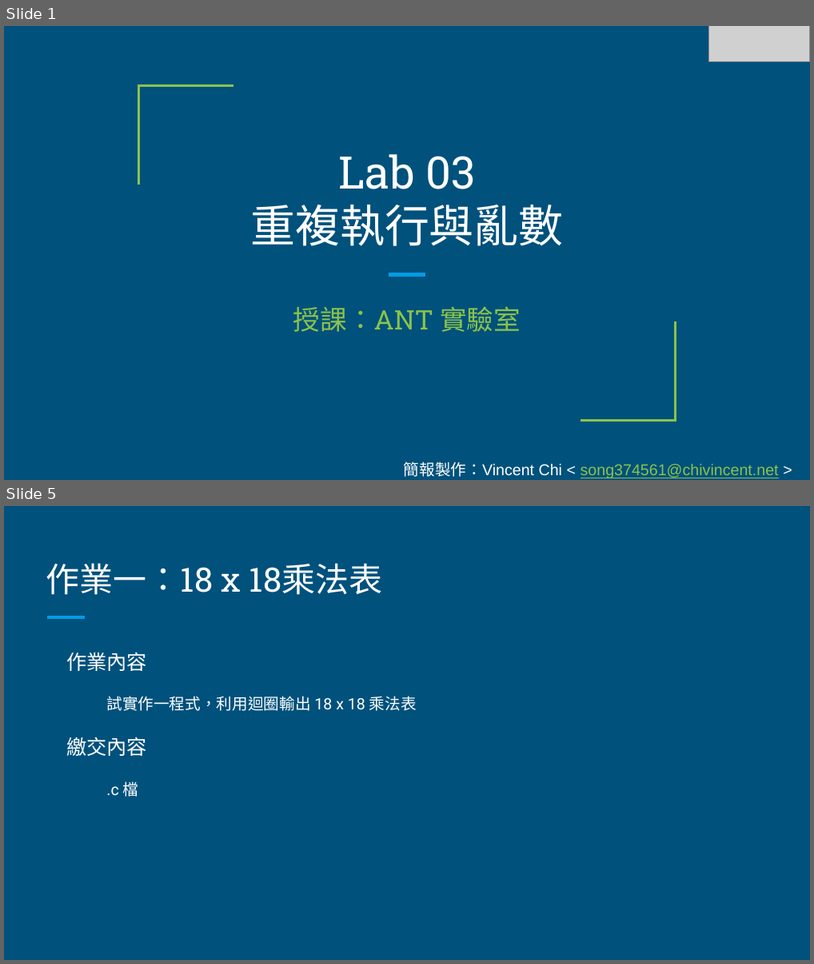
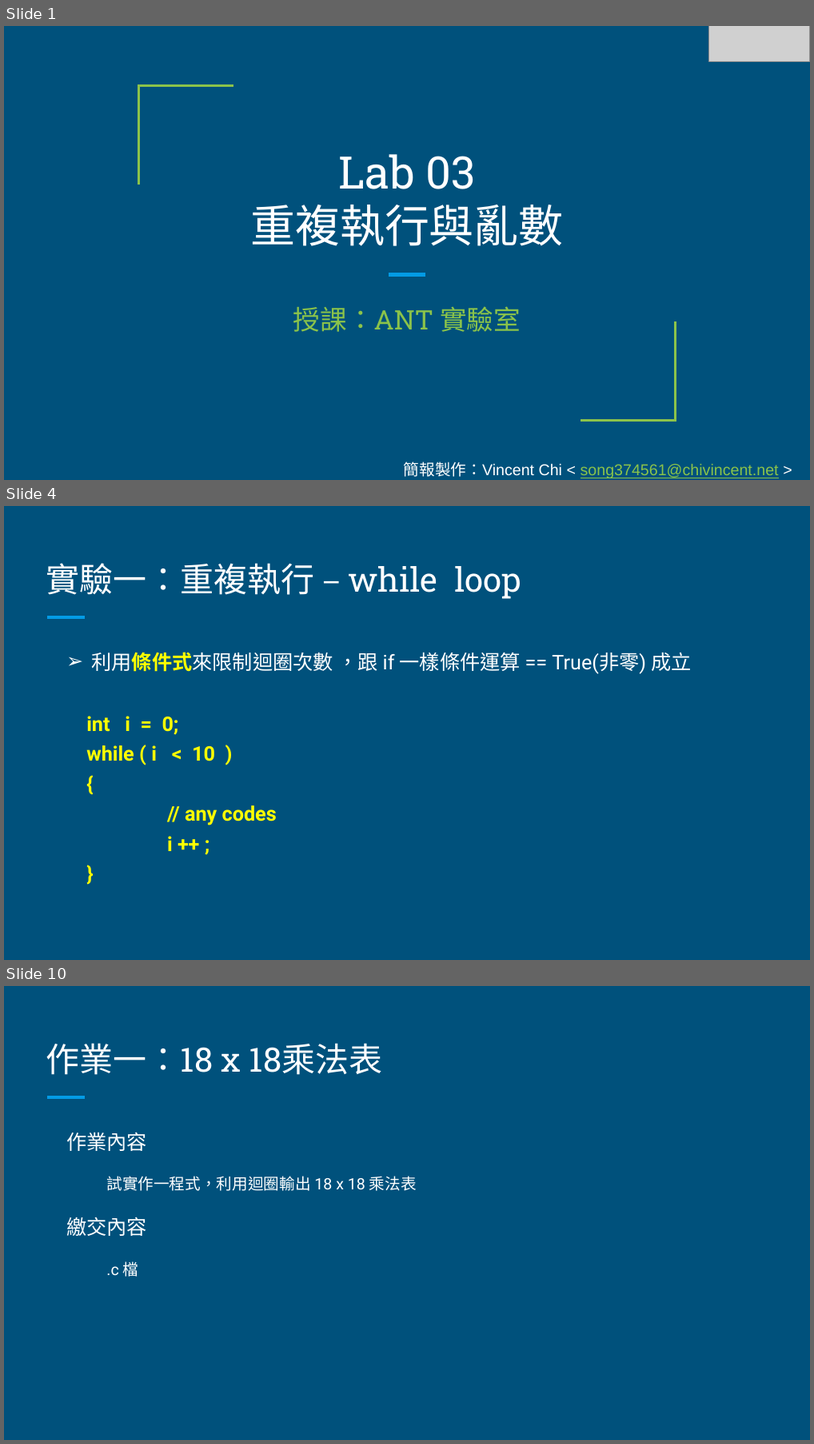
Before and after one commit to commProgramTAs/class, a slide deck: lab3/Lab 03 - 重複執行與亂數.pptx. Shown one above the other, each under a label of ours: slides 1 and 5 before the commit, slides 1, 4 and 10 after it; the slides between them are not shown. The pictures are 814x964 and 814x1444 pixels, drawn with LibreOffice and Linux fonts; fonts in the diff are those of the drawing; grey boxes stand for pictures. Boxes give left, top, right and bottom in pixels: in the first picture for what was removed or moved away, otherwise in the second. Text is boxed around its words. In the diff, an @@ line names an element or a change of style, - is before the commit and + after.

```diff
--- a/lab3/Lab 03 - 重複執行與亂數.pptx
+++ b/lab3/Lab 03 - 重複執行與亂數.pptx
@@ slide 4 added at <box>4,506,810,960</box>, background #00517C; not listed: 1 template element that a slide beside it also shows @@
@@ title added at <box>46,563,522,599</box>, 30 pt, text #FFFFFF @@
+實驗一：重複執行 – while loop
@@ text added at <box>86,652,691,851</box>, 18 pt, text #FFFF00, bold @@
+➢ 利用條件式來限制迴圈次數 ，跟 if 一樣條件運算 == True(非零) 成立
+int i = 0;
+while ( i < 10 )
+{
+// any codes
+i ++ ;
+}
@@ what was slide 5 is now slide 10 @@
```
Also in this commit, not shown: 4 slides changed, 4 other slides added, 10 other files.
